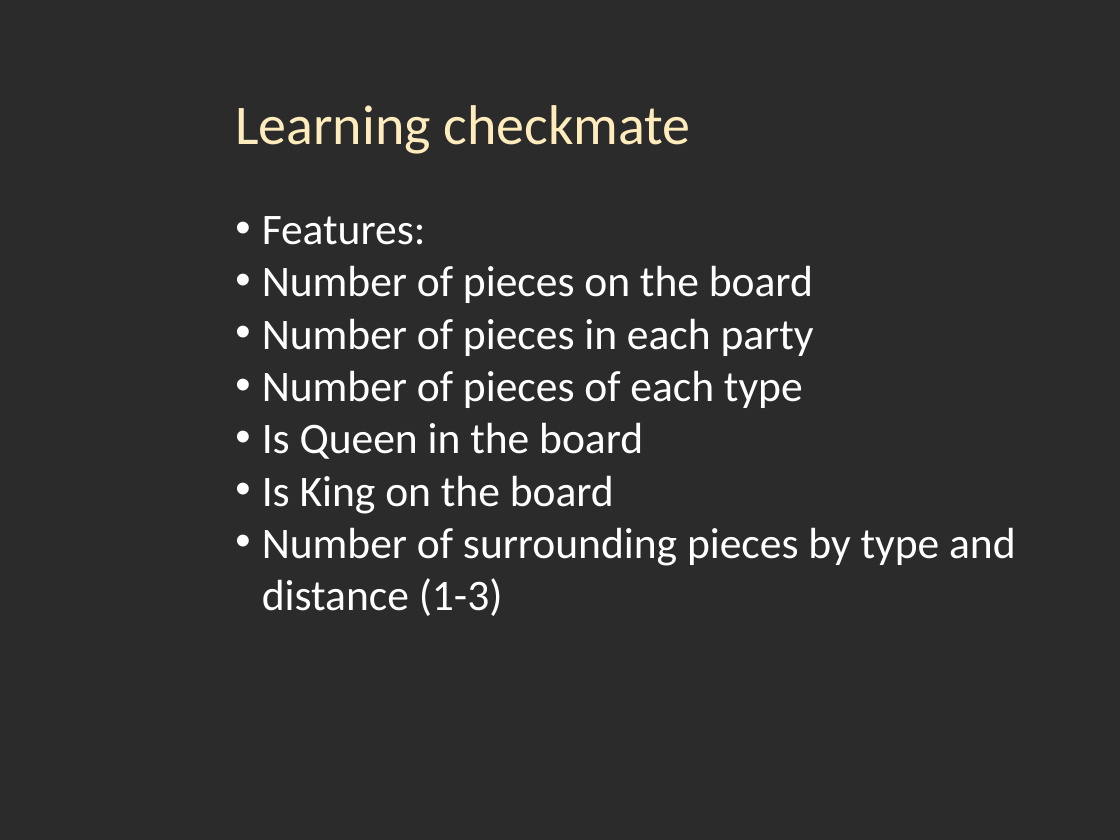
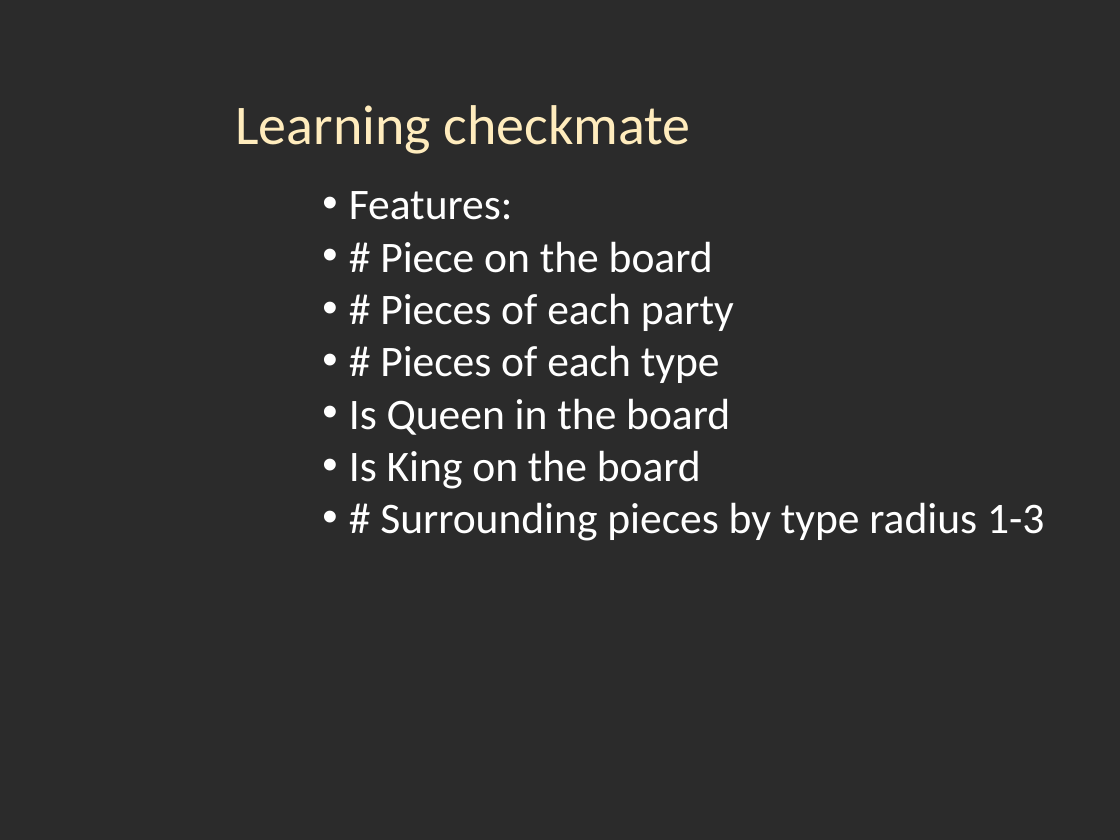
Before and after one commit to nivm/learningchess, a slide deck: slide 23 of presentation/chess_presentation.pptx (slide 20 before the commit). Drawn at 1120x840 pixels with LibreOffice and Linux fonts; fonts in the diff are those of the drawing; background and template pictures are left out; a plain dark background stands for a picture behind light text. Boxes give left, top, right and bottom in pixels: in the first picture for what was removed or moved away, otherwise in the second. Text is boxed around its words. In the diff, an @@ line names an element or a change of style, - is before the commit and + after.

```diff
--- a/presentation/chess_presentation.pptx
+++ b/presentation/chess_presentation.pptx
@@ text "Features:": place and size @@
-text "Features:" at (262, 216, 1016, 616)
+text "Features:" at (349, 191, 1044, 541)
@@ text at (380, 241, 734, 383): text changed @@
-• Number of pieces on the board
-• Number of pieces in each party
-• Number of pieces of each type
+• # Piece on the board
+• # Pieces of each party
+• # Pieces of each type
@@ text at (380, 502, 1044, 541): text changed @@
-• Number of surrounding pieces by type and distance (1-3)
+• # Surrounding pieces by type radius 1-3
```
Also in this commit, not shown: 12 other slides changed, 3 slides added.
